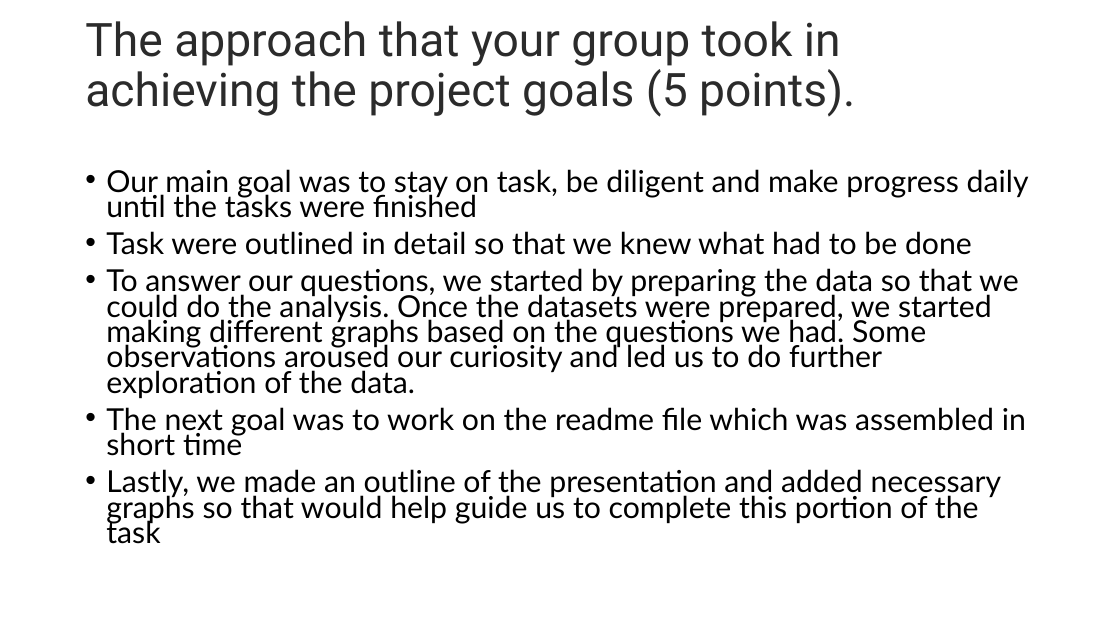
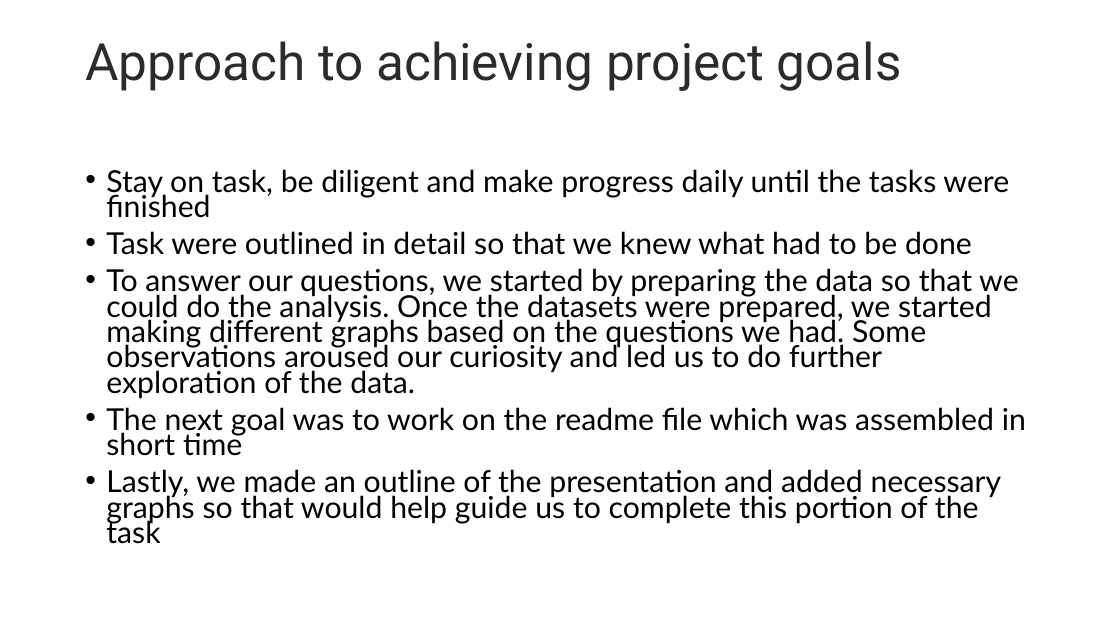
Before and after one commit to Corey-Holton/Project1, a slide deck: slide 5 of Corey/Group Project.pptx (slide 4 before the commit). Drawn at 1120x630 pixels with LibreOffice and Linux fonts; fonts in the diff are those of the drawing. Boxes give left, top, right and bottom in pixels: in the first picture for what was removed or moved away, otherwise in the second. Text is boxed around its words. In the diff, an @@ line names an element or a change of style, - is before the commit and + after.

Commit message:
Replaced List_test in main Resource file

```diff
--- a/Corey/Group Project.pptx
+++ b/Corey/Group Project.pptx
@@ title at box(85, 41, 902, 91): text changed; size 39.6 to 44 pt @@
-The approach that your group took in achieving the project goals (5 points).
+Approach to achieving project goals
@@ text at box(106, 169, 1009, 218): text changed @@
-• Our main goal was to stay on task, be diligent and make progress daily until the tasks were finished
+• Stay on task, be diligent and make progress daily until the tasks were finished
```
Also in this commit, not shown: 7 other slides changed, 5 slides added, 2 slides removed, 4 other files.
